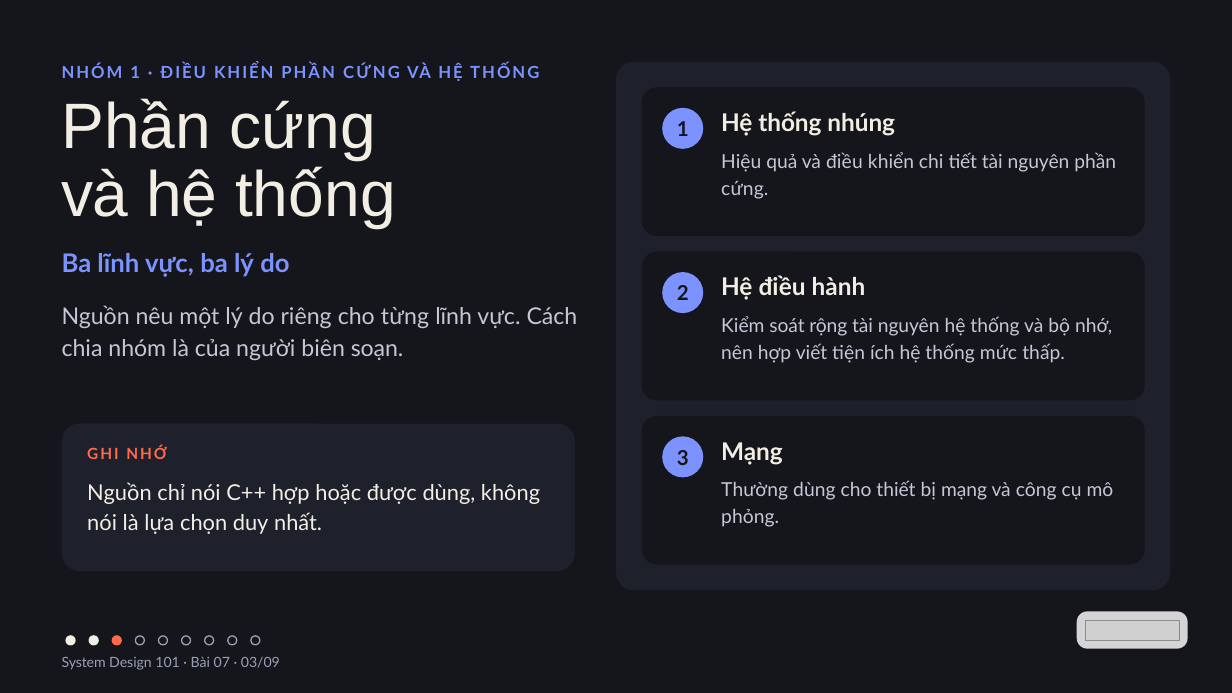
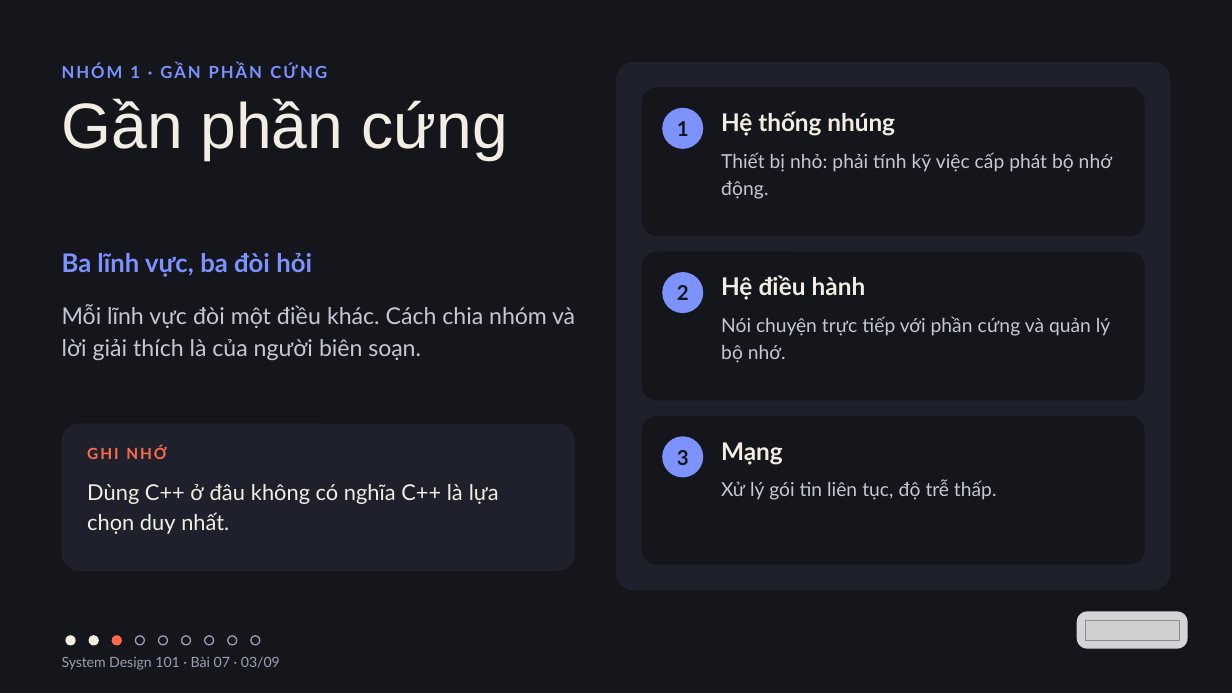
Before and after one commit to vohoailinh90/tool-marketing-studio, a slide deck: slide 3 of system-design-101/vi/lessons/sd-10-007/slides/sd-10-007.pptx. Drawn at 1232x693 pixels with LibreOffice and Linux fonts; fonts in the diff are those of the drawing; grey boxes stand for pictures. Boxes give left, top, right and bottom in pixels: in the first picture for what was removed or moved away, otherwise in the second. Text is boxed around its words. In the diff, an @@ line names an element or a change of style, - is before the commit and + after.

```diff
--- a/system-design-101/vi/lessons/sd-10-007/slides/sd-10-007.pptx
+++ b/system-design-101/vi/lessons/sd-10-007/slides/sd-10-007.pptx
@@ text at (x1=62, y1=64, x2=327, y2=78): text changed @@
-NHÓM 1 · ĐIỀU KHIỂN PHẦN CỨNG VÀ HỆ THỐNG
+NHÓM 1 · GẦN PHẦN CỨNG
@@ text at (x1=62, y1=98, x2=508, y2=161): text changed @@
-Phần cứng
-và hệ thống
+Gần phần cứng
@@ text at (x1=721, y1=152, x2=1112, y2=199): text changed @@
-Hiệu quả và điều khiển chi tiết tài nguyên phần cứng.
+Thiết bị nhỏ: phải tính kỹ việc cấp phát bộ nhớ động.
@@ text at (x1=62, y1=252, x2=312, y2=277): text changed @@
-Ba lĩnh vực, ba lý do
+Ba lĩnh vực, ba đòi hỏi
@@ text at (x1=62, y1=304, x2=575, y2=360): text changed @@
-Nguồn nêu một lý do riêng cho từng lĩnh vực. Cách chia nhóm là của người biên soạn.
+Mỗi lĩnh vực đòi một điều khác. Cách chia nhóm và lời giải thích là của người biên soạn.
@@ text at (x1=721, y1=316, x2=1110, y2=363): text changed @@
-Kiểm soát rộng tài nguyên hệ thống và bộ nhớ, nên hợp viết tiện ích hệ thống mức thấp.
+Nói chuyện trực tiếp với phần cứng và quản lý bộ nhớ.
@@ text at (x1=87, y1=484, x2=499, y2=534): text changed @@
-Nguồn chỉ nói C++ hợp hoặc được dùng, không nói là lựa chọn duy nhất.
+Dùng C++ ở đâu không có nghĩa C++ là lựa chọn duy nhất.
@@ text at (x1=721, y1=480, x2=997, y2=500): text changed @@
-Thường dùng cho thiết bị mạng và công cụ mô phỏng.
+Xử lý gói tin liên tục, độ trễ thấp.
```
Also in this commit, not shown: 8 other slides changed, 4 other files.
